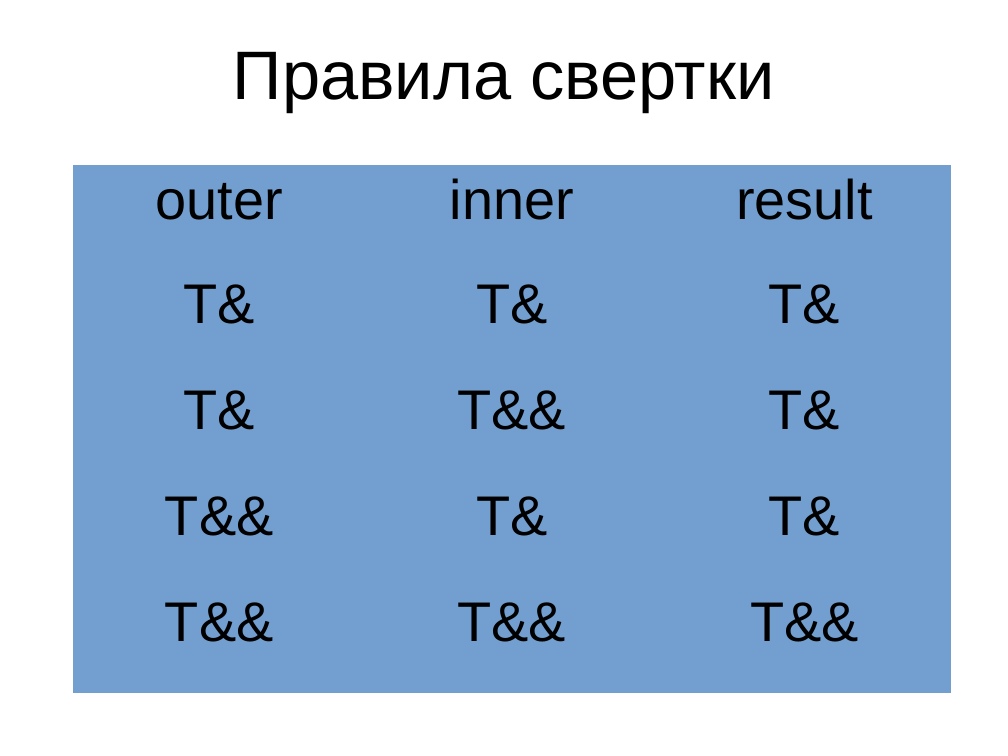
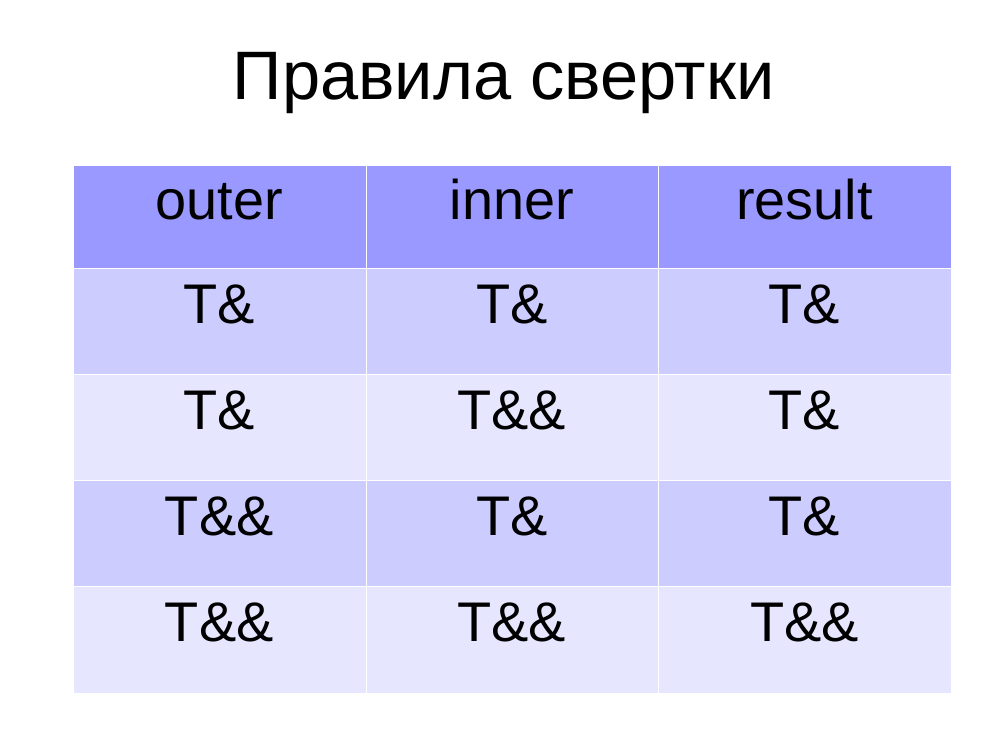
Before and after one commit to MIPT-ILab/cpp-lects-rus, a slide deck: slide 40 of slides/lec1-9-rvalues.odp. Drawn at 1008x756 pixels with LibreOffice and Linux fonts; fonts in the diff are those of the drawing. Boxes give left, top, right and bottom in pixels: in the first picture for what was removed or moved away, otherwise in the second. Text is boxed around its words. In the diff, an @@ line names an element or a change of style, - is before the commit and + after.

```diff
--- a/slides/lec1-9-rvalues.odp
+++ b/slides/lec1-9-rvalues.odp
@@ table at (x1=73, y1=165, x2=951, y2=692) @@
@@ fill #729FCF to #9999FF in row 1 @@
@@ fill #729FCF to #CCCCFF in 6 cells @@
@@ fill #729FCF to #E6E6FF in 6 cells @@
@@ borders changed @@
```
Also in this commit, not shown: 12 slides added.
